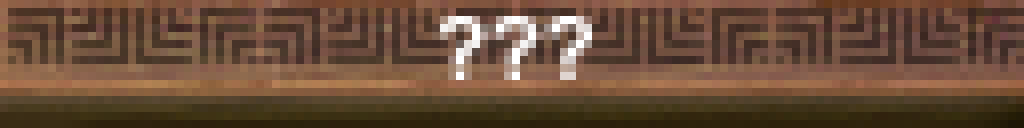
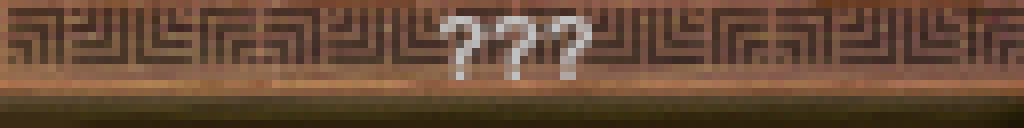
Layer changes from the first 1024 x 128 image to the second:
painted on "???" over (432, 16, 592, 80)
